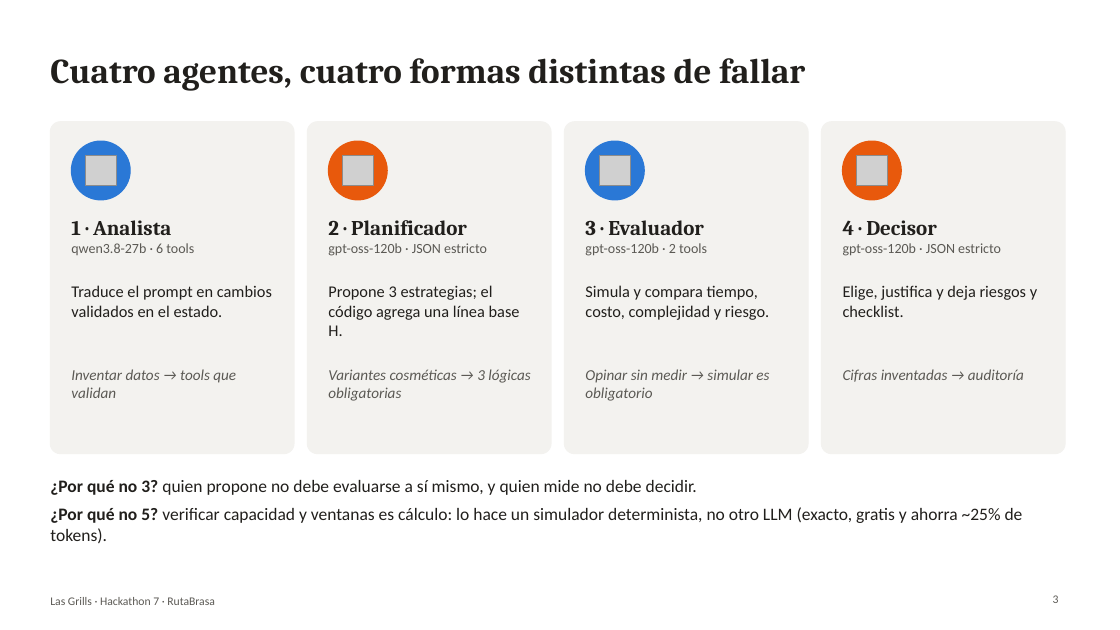
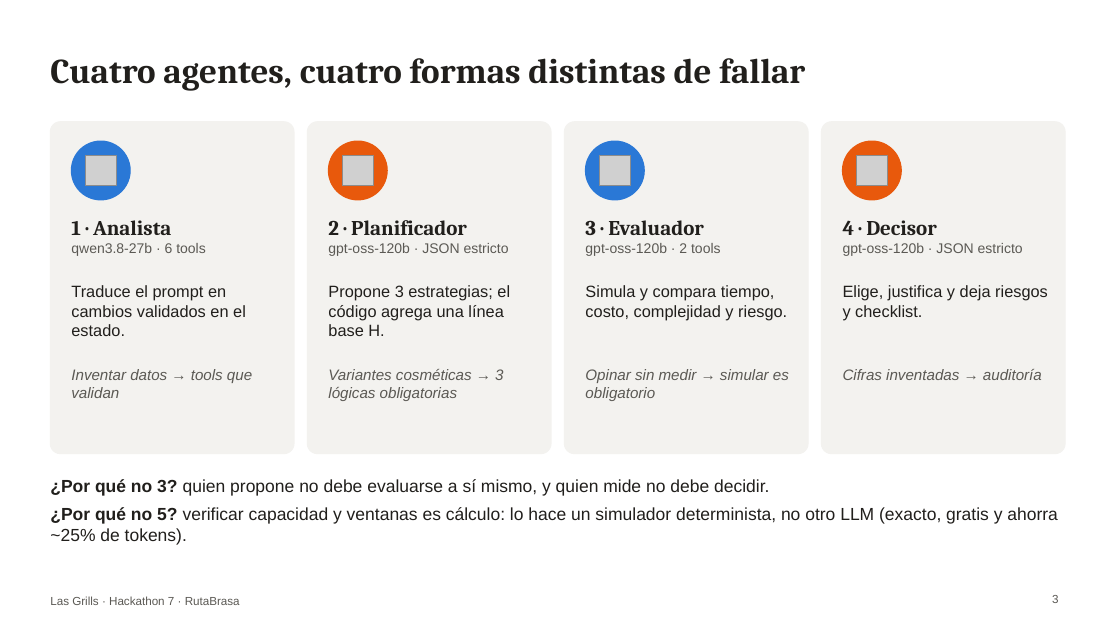
Before and after one commit to nayeli-guzman/multi-agent-groq, a slide deck: slide 3 of entregables/Presentacion_LasGrills_Hackathon7.pptx. Drawn at 1120x630 pixels with LibreOffice and Linux fonts; fonts in the diff are those of the drawing; grey boxes stand for pictures. Boxes give left, top, right and bottom in pixels: in the first picture for what was removed or moved away, otherwise in the second. Text is boxed around its words. In the diff, an @@ line names an element or a change of style, - is before the commit and + after.

```diff
--- a/entregables/Presentacion_LasGrills_Hackathon7.pptx
+++ b/entregables/Presentacion_LasGrills_Hackathon7.pptx
@@ text at <box>71,243,206,256</box>: font Calibri to Arial in "qwen3.8-27b · 6 tools" @@
@@ text at <box>328,243,509,256</box>: font Calibri to Arial in "gpt-oss-120b · JSON estricto" @@
@@ text at <box>585,243,721,256</box>: font Calibri to Arial in "gpt-oss-120b · 2 tools" @@
@@ text at <box>843,243,1023,256</box>: font Calibri to Arial in "gpt-oss-120b · JSON estricto" @@
@@ font Calibri to Arial in 10 elements at <box>71,285,246,336</box>, <box>71,369,252,398</box>, <box>328,285,510,336</box>, <box>328,369,503,401</box>, <box>585,285,787,321</box>, <box>585,369,789,401</box>, <box>843,285,1048,321</box>, <box>843,369,1042,380</box>, <box>50,479,1058,545</box>, <box>50,596,240,605</box> @@
```
Also in this commit, not shown: 7 other slides changed, 10 other files.
